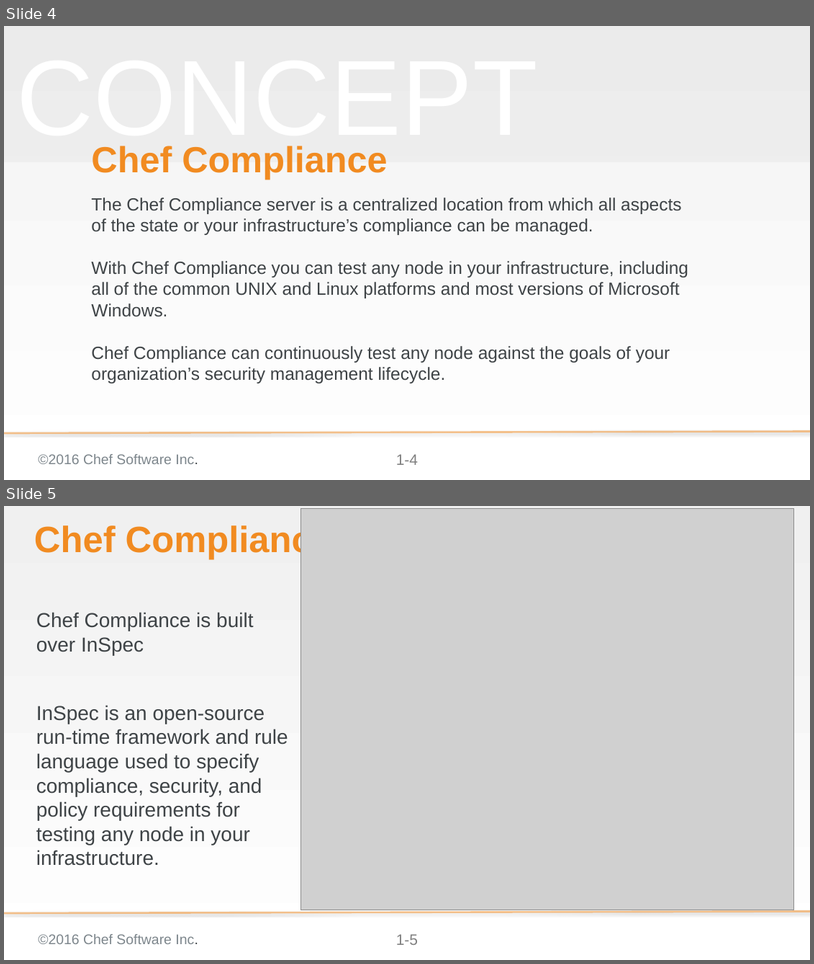
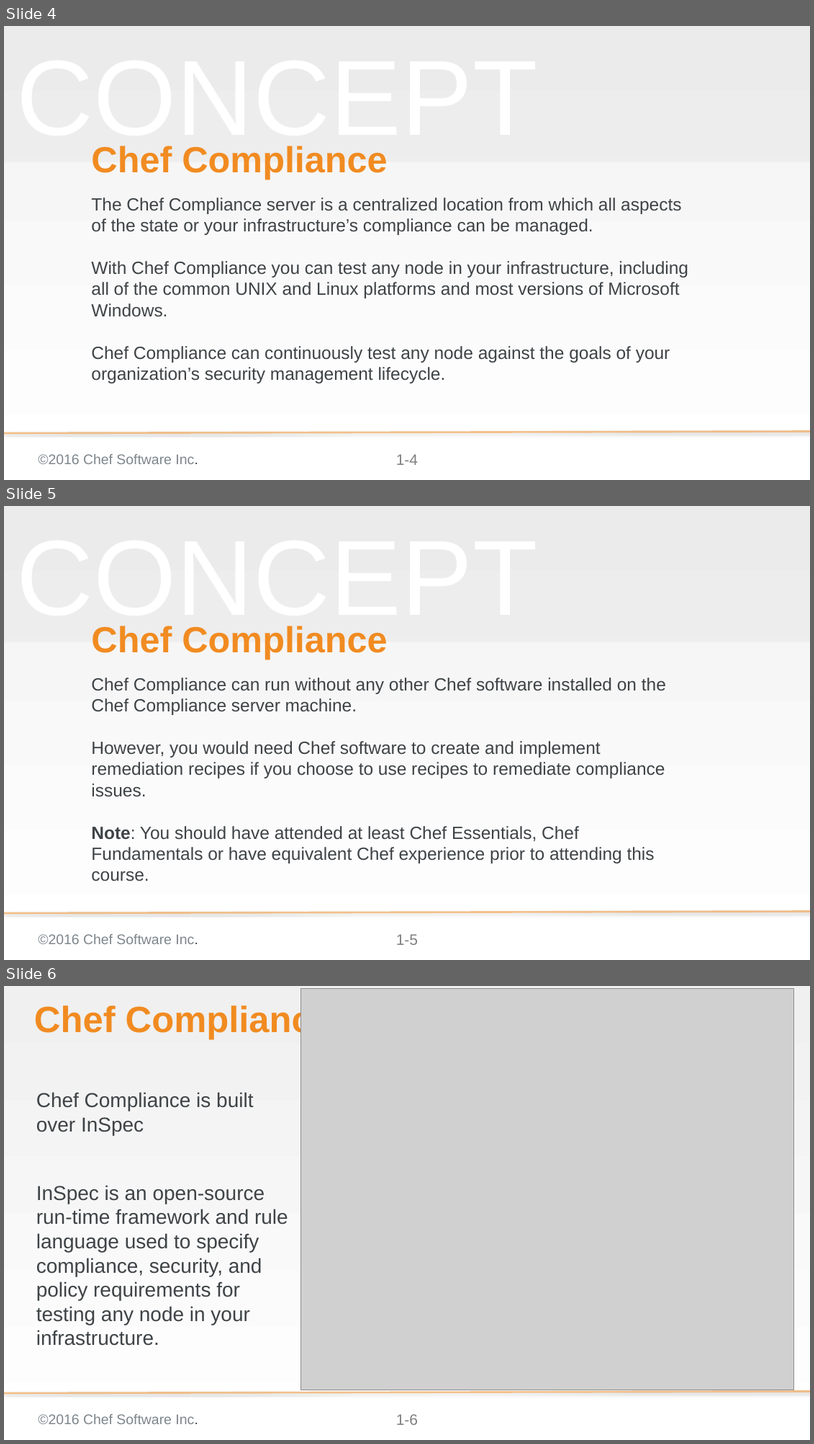
Before and after one commit to bchamby/chef-compliance-installation-configuration-operation, a slide deck: 01-Intro.pptx. Shown one above the other, each under a label of ours: slides 4 and 5 before the commit, slides 4, 5 and 6 after it. The pictures are 814x964 and 814x1444 pixels, drawn with LibreOffice and Linux fonts; fonts in the diff are those of the drawing; grey boxes stand for pictures; background and template pictures are left out. Boxes give left, top, right and bottom in pixels: in the first picture for what was removed or moved away, otherwise in the second. Text is boxed around its words. In the diff, an @@ line names an element or a change of style, - is before the commit and + after.

```diff
--- a/01-Intro.pptx
+++ b/01-Intro.pptx
@@ slide 5 added at box(4, 506, 810, 960), background gradient #F2F2F2 to #FFFFFF; not listed: 5 template elements that a slide beside it also shows @@
@@ title added at box(91, 626, 387, 659), 57.6 pt, text #F18B21, bold @@
+Chef Compliance
@@ subtitle added at box(91, 677, 666, 881), 28 pt, text #3E4346 @@
+Chef Compliance can run without any other Chef software installed on the Chef Compliance server machine.
+However, you would need Chef software to create and implement remediation recipes if you choose to use recipes to remediate compliance issues.
+Note: You should have attended at least Chef Essentials, Chef Fundamentals or have equivalent Chef experience prior to attending this course.
@@ what was slide 5 is now slide 6 @@
@@ page number at box(396, 1414, 418, 1424): text changed @@
-1-5
+1-6
```
Also in this commit, not shown: 2 slides changed, 3 slides removed.
